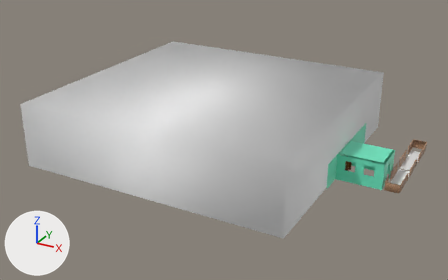
Two versions of the Blender file WardrobeVR/Assets/Prefabs/Wardrobe.blend, one commit apart.
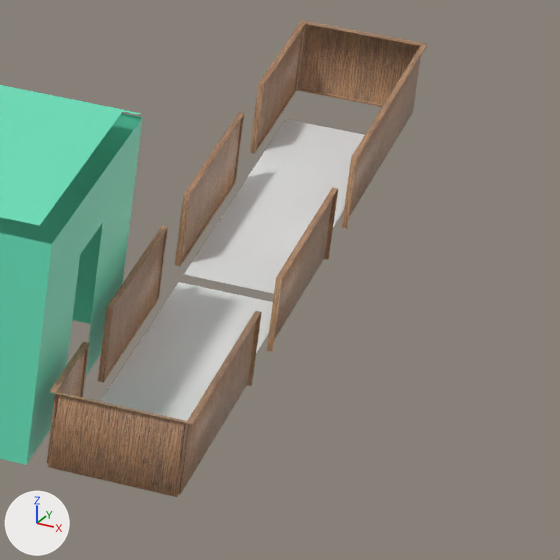
Old and new are each drawn whole from a 50 mm camera at (22.0, -89.1, 43.3) aimed at (-24.9, -3.7, 0.6) and again close up on the part from 85% to 99% of the width and 49% to 72% of the height. The axes (+X, +Y, +Z) are drawn at lower left. The lights are the same throughout.

The scene before the commit, as lines of its bpy script (objects in view):
```python
ob_door = bpy.data.objects.new('Door', me_cube_037)
ob_door.location = (2.5, 0.65, -2.23)
ob_door.rotation_euler = (0.0, 0.0, -1.576)  # degrees (0, 0, -90)
ob_door.scale = (3.75, 3.0, 2.25)
ob_door_001 = bpy.data.objects.new('Door.001', me_cube_048)
ob_door_001.location = (5.43, 9.25, -2.23)
ob_door_001.rotation_euler = (0.0, 0.0, -0.00485)  # degrees (0, 0, -0.3)
ob_door_001.scale = (3.75, 2.95, 2.25)
ob_doorknob = bpy.data.objects.new('Doorknob', me_sphere)
ob_doorknob.parent = ob_door
ob_doorknob.location = (1.264, 0.578, -0.752)
ob_doorknob.rotation_euler = (-1.571, 0.0, 0.0)  # degrees (-90, 0, 0)
ob_doorknob.scale = (1.44, 1.44, 0.722)
ob_doorknob_001 = bpy.data.objects.new('Doorknob.001', me_sphere_001)
ob_doorknob_001.parent = ob_door_001
ob_doorknob_001.location = (1.278, 0.578, -0.752)
ob_doorknob_001.rotation_euler = (-1.571, 0.0, 0.0)  # degrees (-90, 0, 0)
ob_doorknob_001.scale = (1.44, 1.44, 0.722)
ob_room = bpy.data.objects.new('Room', me_cube_010)
ob_room.location = (-1.24, 0.0, 0.0)
ob_room.scale = (3.75, 3.0, 2.25)
# also in view: 'Hallway Carpet' at (4.0, 5.7, -2.2); 'RoomCeiling' at (-1.2, 0.0, 2.2); 'wainscoting' at (4.0, 6.3, -1.5)
```
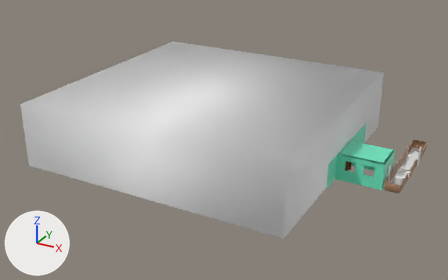
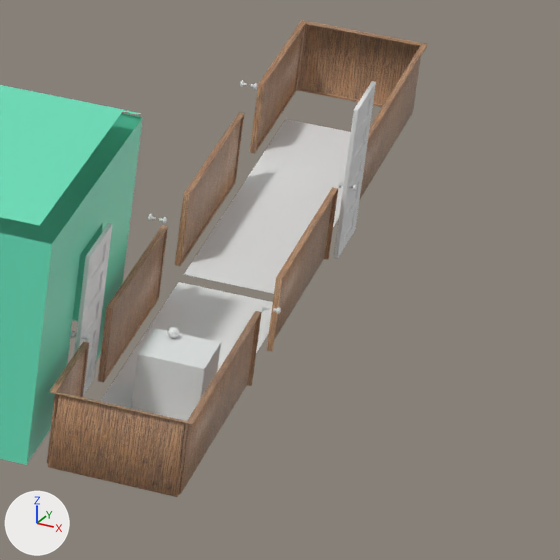
Commit message: Got the door to move
Made door non-static.

Pixel boxes [x1, y1, x2, y2] of what changed, in the close-ups (560 x 560 px):
```json
{"object": "Cube", "change": "added", "after": [131, 328, 221, 421]}
{"object": "Door", "change": "shown", "after": [74, 224, 112, 395]}
{"object": "Door.001", "change": "shown", "after": [334, 81, 376, 259]}
{"object": "Doorknob.001", "change": "shown", "after": [148, 80, 356, 314]}
{"object": "testSphere", "change": "added", "after": [168, 327, 179, 338]}
{"object": "Doorknob", "change": "shown", "after": [71, 331, 90, 342]}
```

The change, as JSON lines over the scene's bpy script:
```json
{"block": "me_cube_037", "where": "me_cube_037.from_pydata(...)  # 245 vertices, 216 faces; spans x -0.025..-0.003, y -0.461..0.038, z 0.01..1.389"}
{"block": "me_cube_037", "where": "# used by ob_door; location = (2.5, 0.65, -2.23); rotation_euler = (0.0, 0.0, -1.576), in degrees (0, 0, -90); scale = (3.75, 3.0, 2.25)"}
{"block": "me_cube_037", "change": "me_cube_037 part 1: the whole mesh is moved by (0.014, 0.214, -0.669)"}
{"op": "add", "block": "me_sphere_002", "code": ["me_sphere_002 = bpy.data.meshes.new('Sphere.002')", "me_sphere_002.from_pydata(...)  # a UV sphere (16 segments, 8 rings, poles along z) spanning x -0.1..0.1, y -0.1..0.1, z -0.1..0.1"]}
{"op": "add", "block": "me_cube_005", "code": ["me_cube_005 = bpy.data.meshes.new('Cube.005')", "me_cube_005.from_pydata(...)  # a box spanning x -1.0..1.0, y -1.0..1.0, z -1.0..1.0"]}
{"op": "set", "path": "ob_door.location", "old": "(2.5, 0.65, -2.23)", "new": "(2.65, -0.01, -0.73)"}
{"op": "set", "path": "ob_door.rotation_euler", "old": "(0.0, 0.0, -1.576)", "new": "(0.0, 0.0, -0.00485)", "note": "degrees (0, 0, -90) -> degrees (0, 0, -0.3)"}
{"op": "remove", "block": "ob_door", "code": "ob_door.hide_set(True)"}
{"op": "set", "path": "ob_doorknob.location", "old": "(1.264, 0.578, -0.752)", "new": "(2.783, -0.597, -0.752)"}
{"op": "set", "path": "ob_doorknob.rotation_euler", "old": "(-1.571, 0.0, 0.0)", "new": "(-1.571, 0.0, 1.571)", "note": "degrees (-90, 0, 0) -> degrees (-90, 0, 90)"}
{"op": "remove", "block": "ob_doorknob", "code": "ob_doorknob.hide_set(True)"}
{"op": "remove", "block": "ob_door_001", "code": "ob_door_001.hide_set(True)"}
{"op": "remove", "block": "ob_doorknob_001", "code": "ob_doorknob_001.hide_set(True)"}
{"op": "add", "block": "ob_testsphere", "code": ["ob_testsphere = bpy.data.objects.new('testSphere', me_sphere_002)", "ob_testsphere.location = (4.0, 0.69, -0.92)"]}
{"op": "add", "block": "ob_cube", "code": ["ob_cube = bpy.data.objects.new('Cube', me_cube_005)", "ob_cube.location = (4.21, 0.34, -1.61)", "ob_cube.scale = (0.59, 0.59, 0.59)"]}
```
